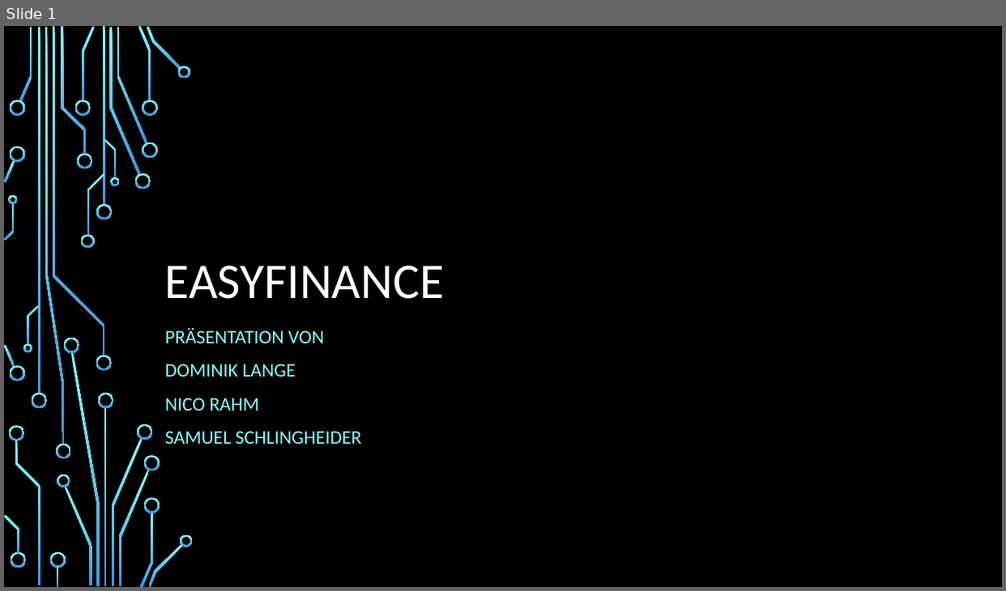
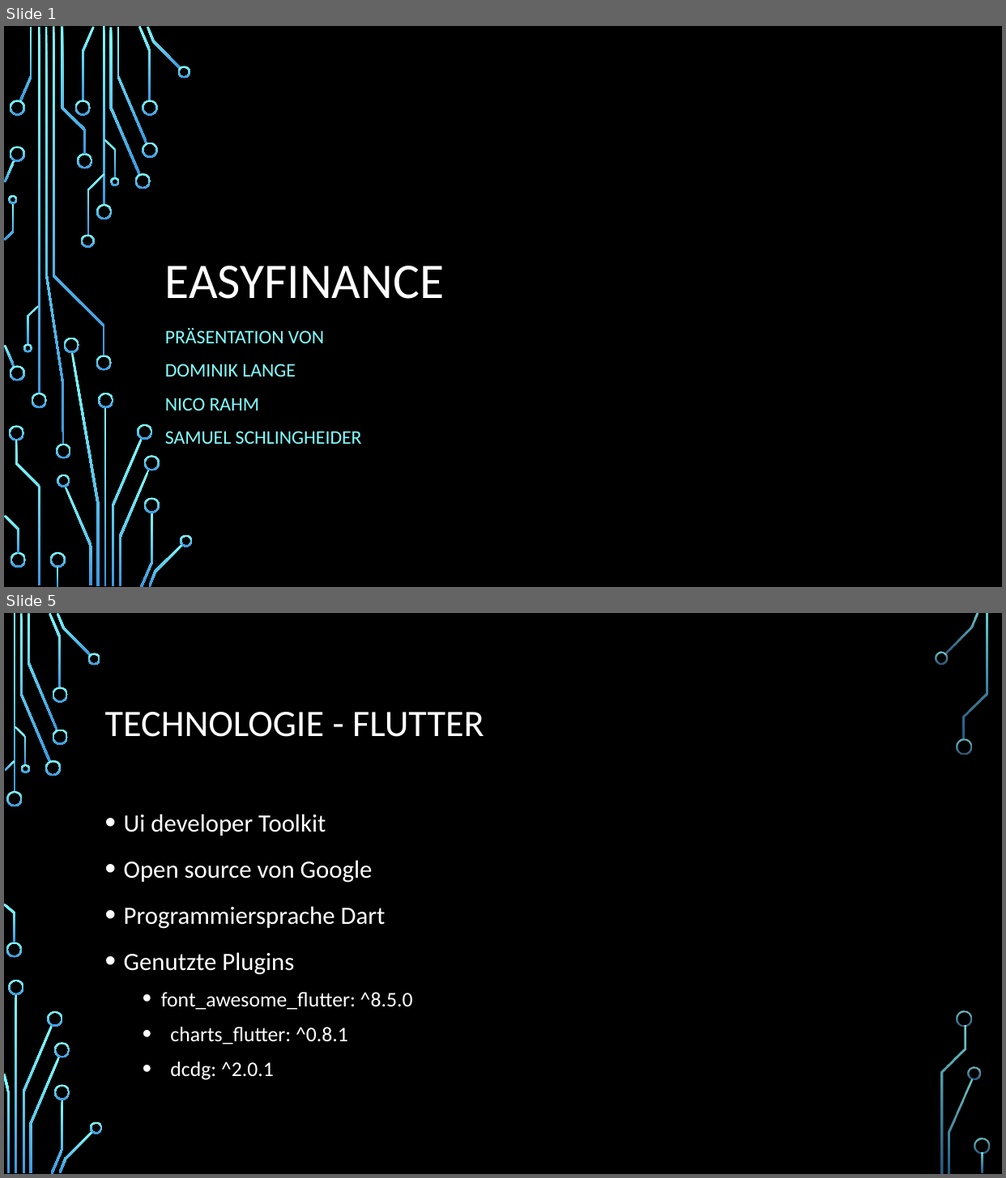
Before and after one commit to leumas244/easyFinance-SoftwareEngeneering, a slide deck: Midterm/easyFinance.pptx. Shown one above the other, each under a label of ours: slide 1 before the commit, slides 1 and 5 after it; the slides between them are not shown. The pictures are 1006x591 and 1006x1178 pixels, drawn with LibreOffice and Linux fonts; fonts in the diff are those of the drawing; background and template pictures are left out. Boxes give left, top, right and bottom in pixels: in the first picture for what was removed or moved away, otherwise in the second. Text is boxed around its words. In the diff, an @@ line names an element or a change of style, - is before the commit and + after.

```diff
--- a/Midterm/easyFinance.pptx
+++ b/Midterm/easyFinance.pptx
@@ slide 5 added at (4,613,1002,1174), background picture (left out) @@
@@ title added at (105,712,484,737), 36 pt, text #FFFFFF @@
+TECHNOLOGIE - FLUTTER
@@ text added at (124,814,413,1080), 24 pt, text #FFFFFF @@
+• Ui developer Toolkit
+• Open source von Google
+• Programmiersprache Dart
+• Genutzte Plugins
+  • font_awesome_flutter: ^8.5.0
+  • charts_flutter: ^0.8.1
+  • dcdg: ^2.0.1
@@ group added at (4,613,990,1174): 33 freeform shapes, 3 rectangles @@
```
Also in this commit, not shown: 3 slides changed, 12 other slides added, 3 slides removed.
